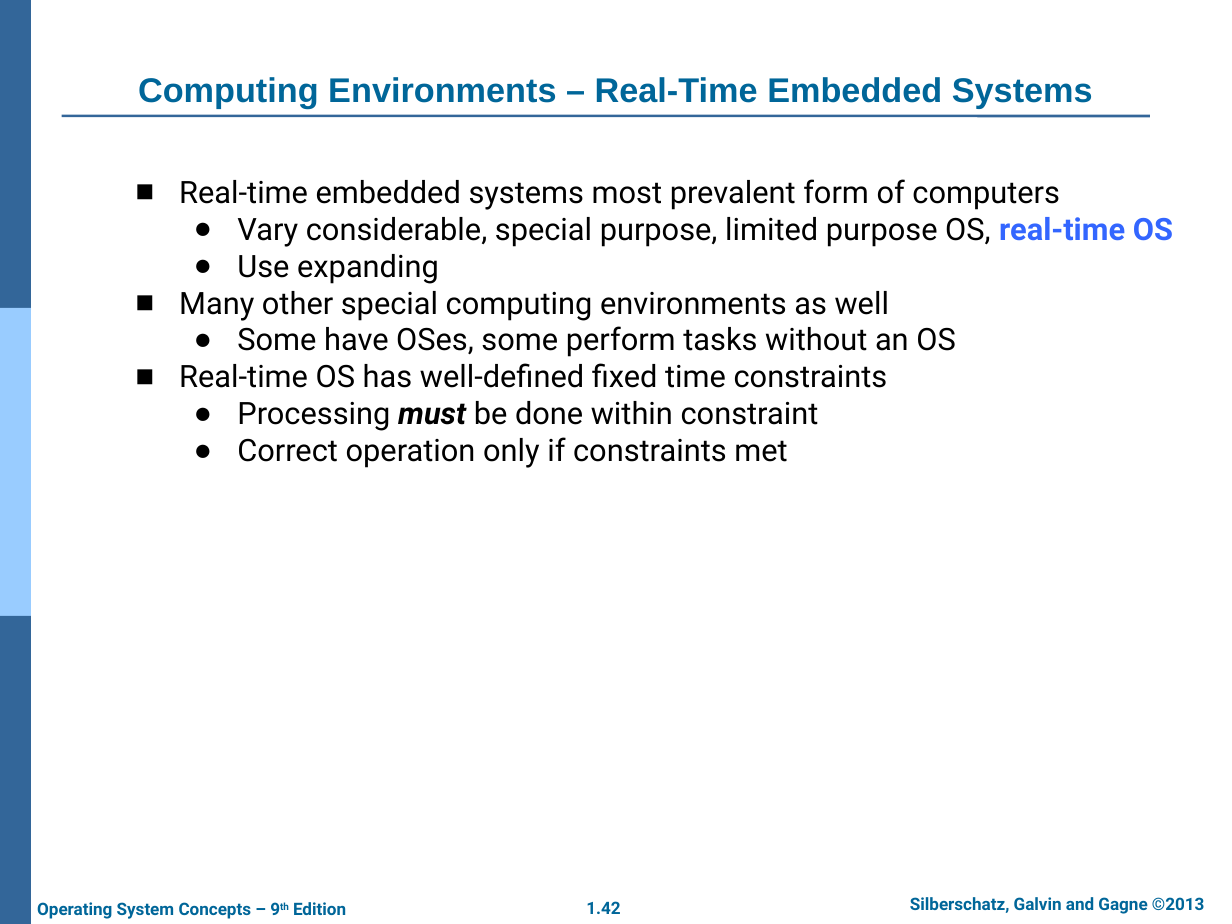
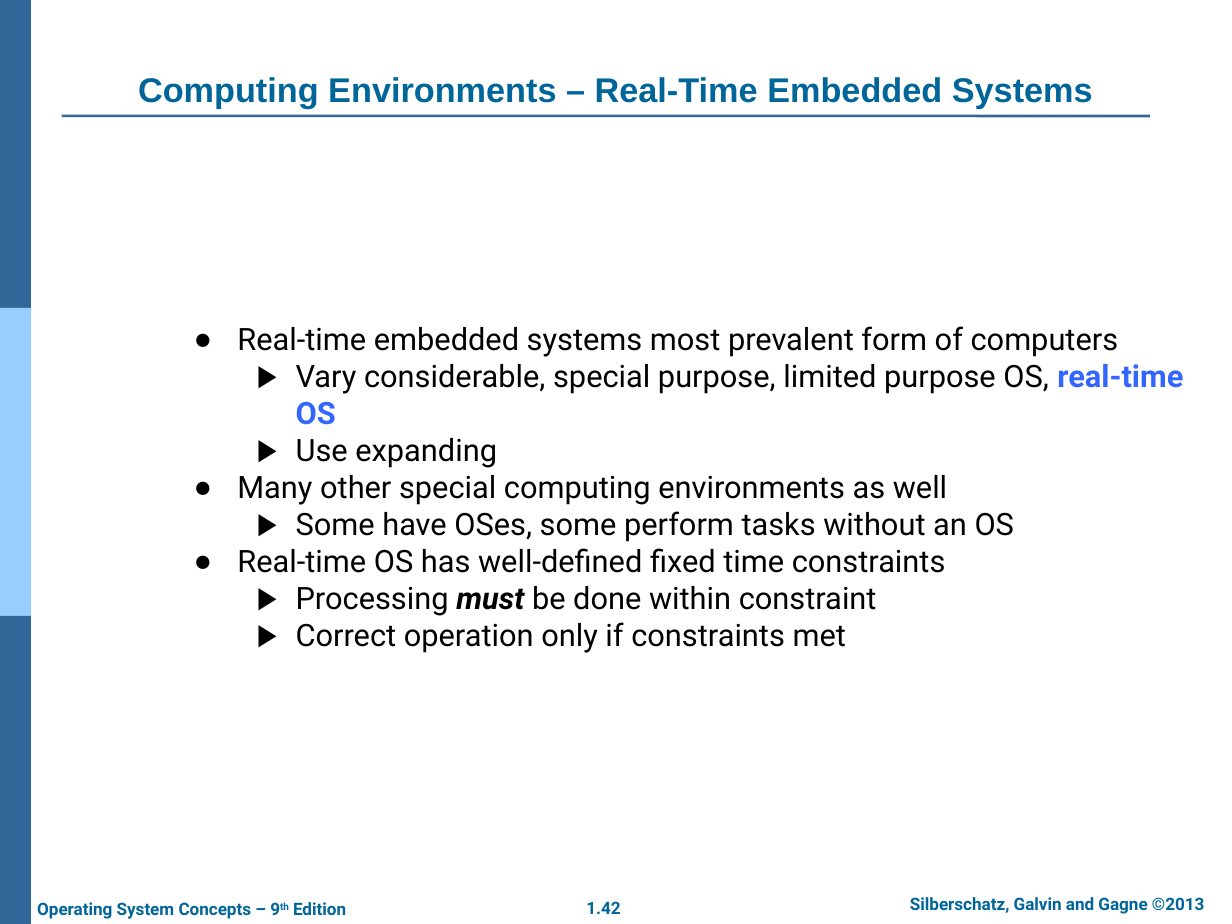
Before and after one commit to junaidasif-dev/BSAI-Content, a slide deck: slide 42 of Sem-5/OS/Theory/ch1.pptx 1ST OCT.pptx. Drawn at 1232x924 pixels with LibreOffice and Linux fonts; fonts in the diff are those of the drawing; background and template pictures are left out. Boxes give left, top, right and bottom in pixels: in the first picture for what was removed or moved away, otherwise in the second. Text is boxed around its words. In the diff, an @@ line names an element or a change of style, - is before the commit and + after.

```diff
--- a/Sem-5/OS/Theory/ch1.pptx 1ST OCT.pptx
+++ b/Sem-5/OS/Theory/ch1.pptx 1ST OCT.pptx
@@ text "Real-time embedded systems most prevalent ..." at <box>237,326,1183,653</box>: bullet ■ to ●; list level 1 to 2 in "Real-time embedded systems most prevalent ..."; bullet colour #993300 to #CC6600; bullet ● to ▶; list level 2 to 3 in "Vary considerable, special purpose, limited ..."; bullet colour #CC6600 to #009900; list level 2 to 3 in "Use expanding"; list level 1 to 2 in "Many other special computing environments ..."; list level 2 to 3 in "Some have OSes, some perform ..."; list level 1 to 2 in "Real-time OS has well-defined fixed ..."; list level 2 to 3 in "Processing must be done within ..."; list level 2 to 3 in "Correct operation only if constraints ..." @@
```
Also in this commit, not shown: 3 other slides changed, 12 other files.
